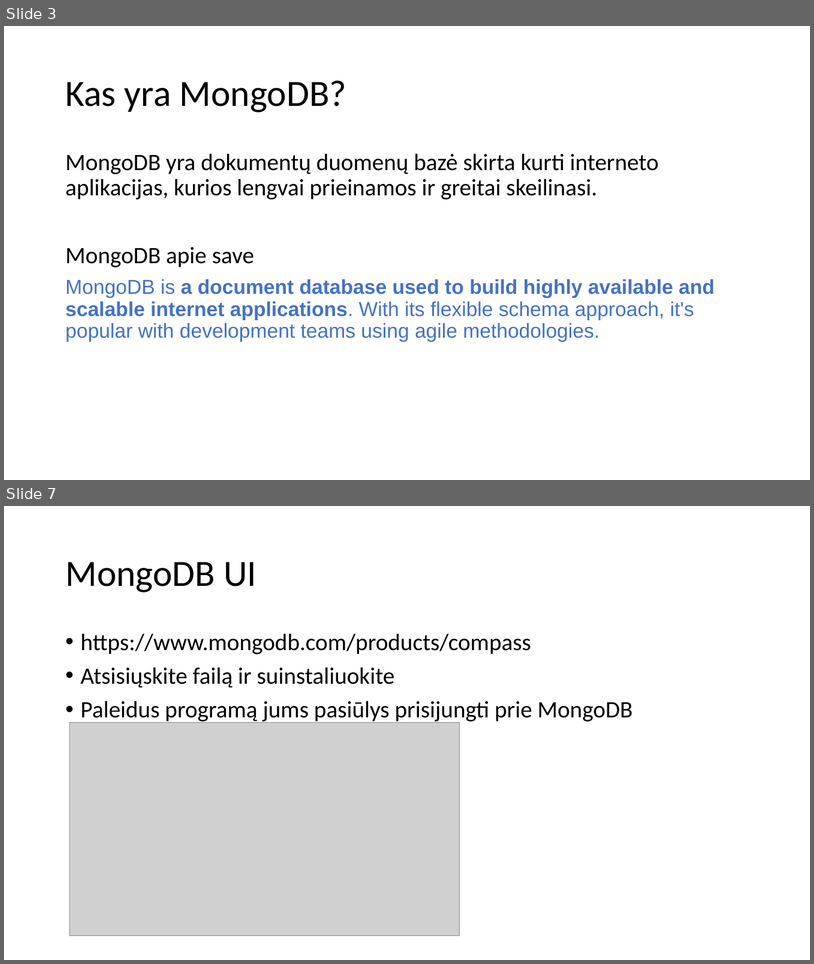
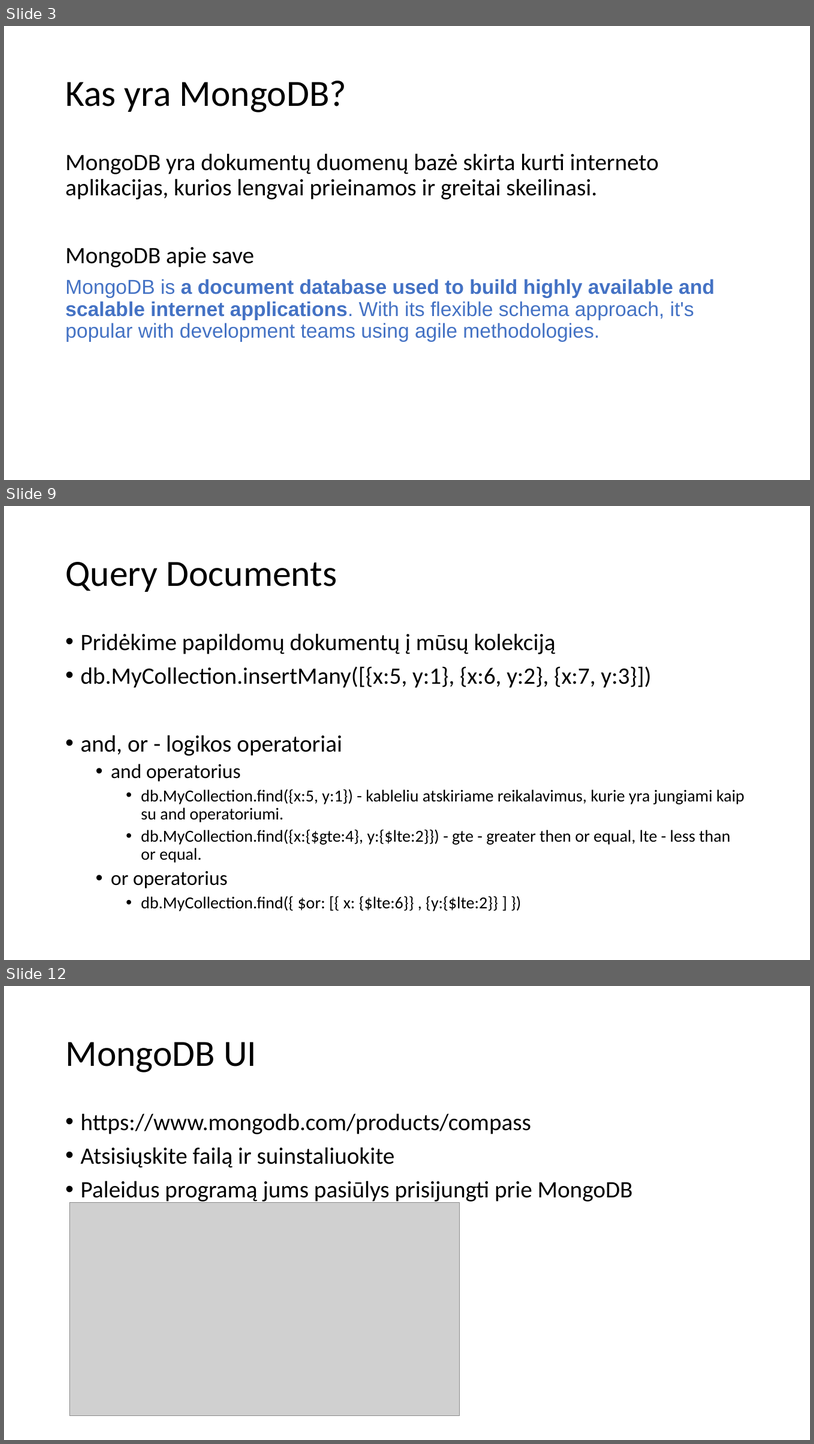
Before and after one commit to modsldn/darbas_su_duomenimis, a slide deck: skaidres/darbas_su_duomenimis_13.pptx. Shown one above the other, each under a label of ours: slides 3 and 7 before the commit, slides 3, 9 and 12 after it; the slides between them are not shown. The pictures are 814x964 and 814x1444 pixels, drawn with LibreOffice and Linux fonts; fonts in the diff are those of the drawing; grey boxes stand for pictures. Boxes give left, top, right and bottom in pixels: in the first picture for what was removed or moved away, otherwise in the second. Text is boxed around its words. In the diff, an @@ line names an element or a change of style, - is before the commit and + after.

```diff
--- a/skaidres/darbas_su_duomenimis_13.pptx
+++ b/skaidres/darbas_su_duomenimis_13.pptx
@@ slide 9 added at (x1=4, y1=506, x2=810, y2=960), background #FFFFFF @@
@@ title added at (x1=65, y1=562, x2=337, y2=592), 44 pt, text #000000 @@
+Query Documents
@@ text added at (x1=81, y1=633, x2=745, y2=911), 20 pt, text #000000 @@
+• Pridėkime papildomų dokumentų į mūsų kolekciją
+• db.MyCollection.insertMany([{x:5, y:1}, {x:6, y:2}, {x:7, y:3}])
+• and, or - logikos operatoriai
+  • and operatorius
+    • db.MyCollection.find({x:5, y:1}) - kableliu atskiriame reikalavimus, kurie yra jungiami kaip su and operatoriumi.
+    • db.MyCollection.find({x:{$gte:4}, y:{$lte:2}}) - gte - greater then or equal, lte - less than or equal.
+  • or operatorius
+    • db.MyCollection.find({ $or: [{ x: {$lte:6}} , {y:{$lte:2}} ] })
@@ what was slide 7 is now slide 12 @@
```
Also in this commit, not shown: 3 slides changed, 12 other slides added, 3 slides removed, 3 other files.
